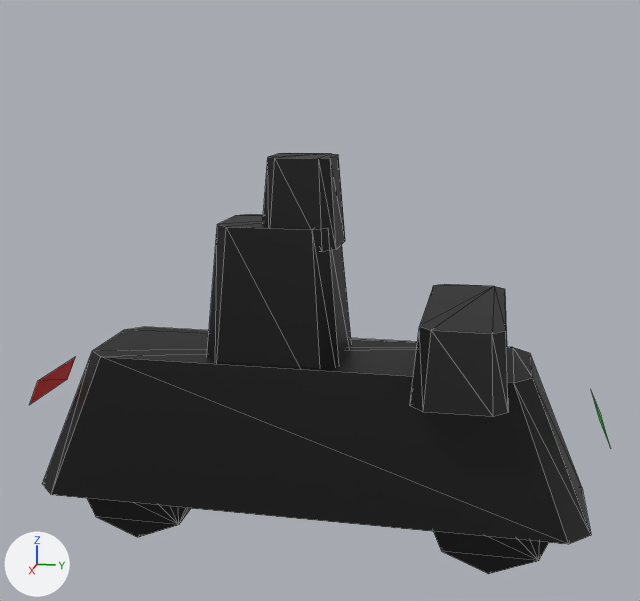
What one commit did to the glTF model apps/web/public/models/veh_twowheeler.glb.
One viewpoint serves both versions: a 50 mm lens placed at (2.75, 0.58, 1.56), pointed at (-0.01, 0.03, 0.87). The lights are fixed; the arrows at lower left show +X, +Y and +Z. The first picture is the older version. Mesh edges are drawn as thin lines. Vertices at exactly the same position are counted once.

The first picture shows 'veh_twowheeler'.
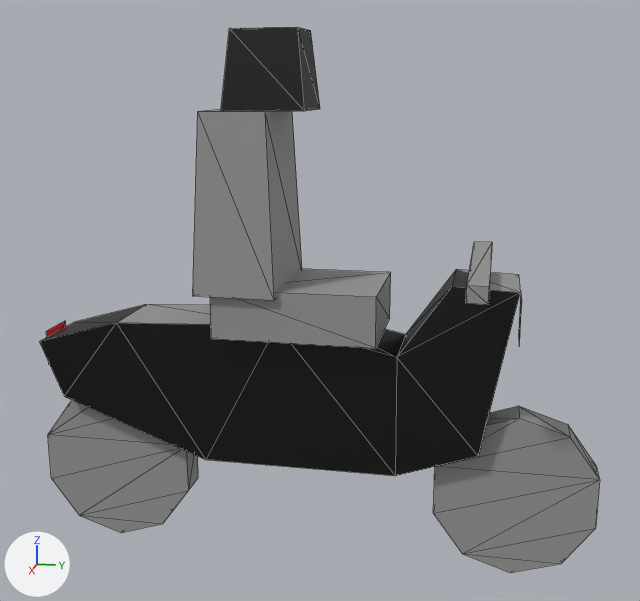
Boxes [x1, y1, x2, y2] around the edits, measured in the pictures (640 x 601 px):
'veh_twowheeler', reshaped, moved, rescaled (30% taller): before [29, 153, 610, 574]; after [39, 27, 600, 573]
part 1 of me_veh_twowheeler, added: after [433, 406, 600, 573]
part 2 of me_veh_twowheeler, added: after [48, 400, 198, 533]
part 3 of me_veh_twowheeler, added: after [466, 242, 492, 304]
part 4 of me_veh_twowheeler, added: after [210, 269, 391, 348]
part 5 of me_veh_twowheeler, rebuilt (12% narrower): before [42, 327, 591, 545]; after [39, 269, 520, 476]
part 6 of me_veh_twowheeler, rebuilt: before [207, 214, 352, 369]; after [193, 109, 302, 300]
part 7 of me_veh_twowheeler, deleted: before [29, 153, 610, 574]
part 8 of me_veh_twowheeler, added: after [221, 27, 320, 111]
part 9 of me_veh_twowheeler, added: after [519, 297, 522, 346]
part 10 of me_veh_twowheeler, added: after [46, 321, 66, 363]

The change in detail:
me_veh_twowheeler is used by ob_veh_twowheeler; location (0.0, 0.0, 0.67); scale (0.95, 0.95, 0.95).
Verts and faces of me_veh_twowheeler; kept vertices keep their numbers, new ones are numbered from 104.
me_veh_twowheeler had 104 vertices, 172 faces and spanned x -0.37..0.37, y -1.0..1.0, z -0.71..0.71.
me_veh_twowheeler now has 100 vertices, 160 faces and spans x -0.37..0.37, y -1.0..1.0, z -0.92..0.92.
me_veh_twowheeler part 1: a new loose piece, a 10-sided cylinder along x spanning x -0.06..0.06, y 0.45..1.0, z -0.92..-0.34, in mat_defaultmaterial.
me_veh_twowheeler part 2: a new loose piece, a 10-sided cylinder along x spanning x -0.06..0.06, y -1.0..-0.45, z -0.92..-0.34, in mat_defaultmaterial.
me_veh_twowheeler part 3: a new loose piece, a box spanning x -0.374..0.374, y 0.544..0.608, z 0.123..0.176, in mat_defaultmaterial.
me_veh_twowheeler part 4: a new loose piece, a box spanning x -0.19..0.19, y -0.3..0.26, z -0.09..0.09, in mat_defaultmaterial.
me_veh_twowheeler part 5: the loose piece of 16 vertices spanning x -0.25..0.25, y -0.96..0.96, z -0.47..0.03 is rebuilt with 20 vertices and now spans x -0.14..0.14, y -0.96..0.7, z -0.57..0.12.
me_veh_twowheeler part 6: the loose piece of 16 vertices spanning x -0.19..0.19, y -0.35..0.14, z -0.11..0.48 is rebuilt with 8 vertices and now spans x -0.21..0.21, y -0.35..-0.07, z 0.06..0.66.
me_veh_twowheeler part 7: 6 loose pieces with 72 vertices, spanning x -0.37..0.37, y -1.0..1.0, z -0.71..0.71, are deleted.
Part 8, on me_veh_twowheeler:
8 vertices are added at x -0.12..0.12, y -0.27..0.01, z 0.66..0.92.
12 new faces join them.
Part 9, on me_veh_twowheeler:
New vertex 112 is at (-0.09, 0.71, 0.06), pixel (520, 290).
New vertex 113 is at (0.09, 0.71, -0.09), pixel (519, 346).
New vertex 114 is at (-0.09, 0.71, -0.09), pixel (518, 332).
New vertex 115 is at (0.09, 0.71, 0.06).
New faces: (112, 113, 114), (112, 115, 113).
Part 10, on me_veh_twowheeler:
New vertex 116 is at (0.07, -0.97, -0.26), pixel (48, 364).
New vertex 117 is at (-0.07, -0.97, -0.13), pixel (65, 320).
New vertex 118 is at (-0.07, -0.97, -0.26).
New vertex 119 is at (0.07, -0.97, -0.13), pixel (46, 331).
New faces: (116, 117, 118), (116, 119, 117).
Object 'veh_twowheeler' (ob_veh_twowheeler) moves from (0.0, 0.0, 0.67) to (0.0, 0.0, 0.86).
Object 'veh_twowheeler' (ob_veh_twowheeler) is rescaled from (0.95, 0.95, 0.95) to (0.937, 0.937, 0.937).
